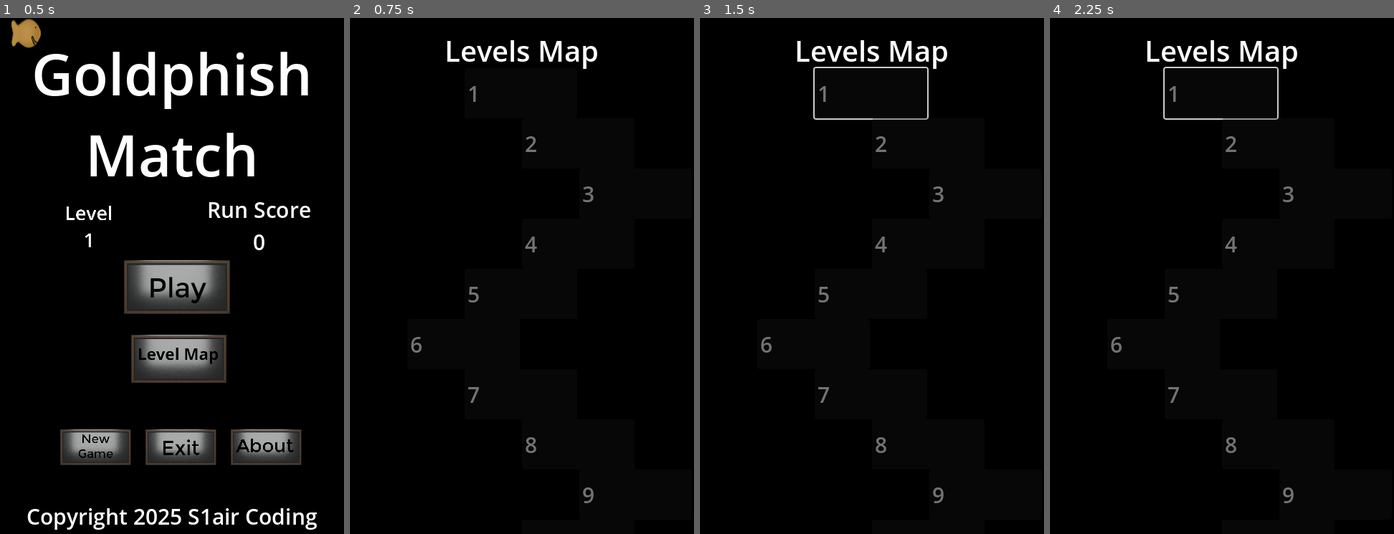
Above: before the commit, frames 1-4 (left to right).
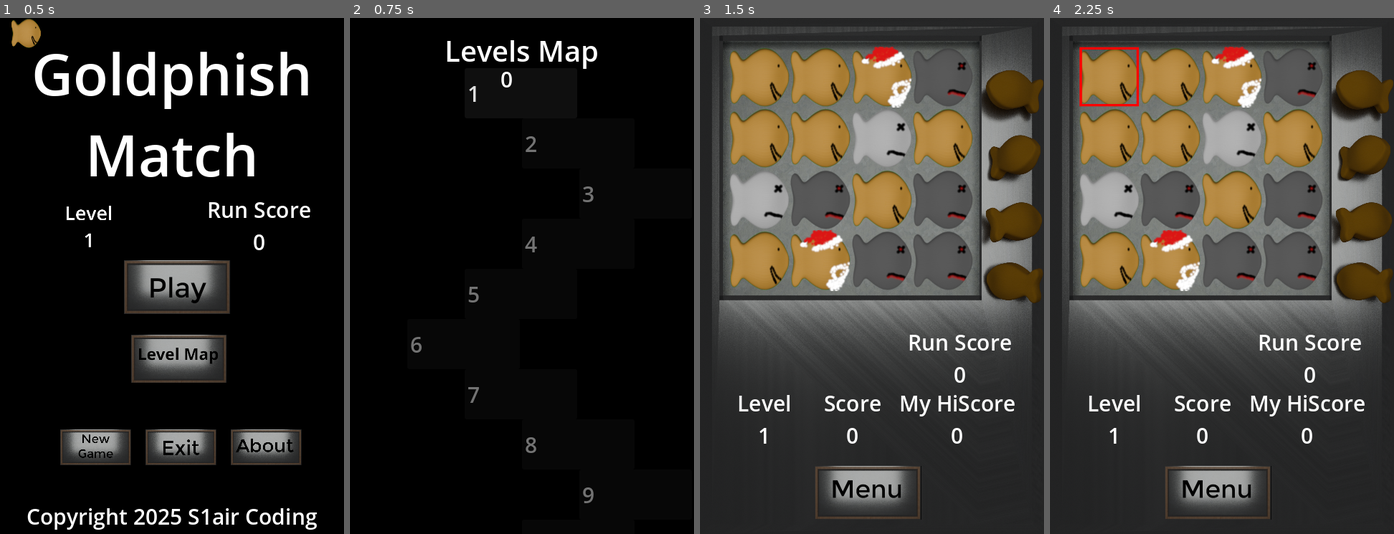
Above: after the commit, the same moments.

Repository: SecsAndCyber/GoldphishMatcher
Game: Godot game, scene res://source/menu_state.tscn
The game is run twice, just before and just after one commit, with the same random seed, the same clock (stepped at 60 frames per second) and the same inputs.
Inputs (mouse positions are in pixels of both pictures, inside the frame that each line leads up to):
- Up to frame 1 (0.5 s): no input
- Up to frame 2 (0.75 s): click (528, 358) at 0.5 s
- Up to frame 3 (1.5 s): click (872, 95) at 1.25 s, where only the run after the commit has a clickable "1"
- Up to frame 4 (2.25 s): click (1108, 74) at 2.02 s

Frame 1 is identical in both runs. In frame 2, less than 0.1% of the frame differs, in the area x 34-48%, y 10-17%; in frame 3, 99%, in the area x 0-100%, y 0-100%; in frame 4, 99%.

Commit message:
Updated level map scrolling

Diff:
--- a/source/scripts/level_island.gd
+++ b/source/scripts/level_island.gd
@@ -7,7 +7,10 @@
 # Called when the node enters the scene tree for the first time.
 func _ready() -> void:
 	text = str(level_id)
-	if not (Reg.HiScore.get(level_id, 0) or Reg.HiScore.get(level_id-1, 0)):
+	if not (
+		Reg.HiScore.get(level_id, 0) or
+		Reg.HiScore.get(level_id-1, 0)
+		or level_id == 1):
 		disabled = true
 		hi_score.text = ''
 		score = 0
--- a/source/scripts/level_map_camera.gd
+++ b/source/scripts/level_map_camera.gd
@@ -1,17 +1,21 @@
 extends Camera2D
 
 @export var target_control:Control
-@onready var viewport_size:Vector2 = Vector2(get_viewport().size)
+@onready var viewport_size:Vector2 = Vector2(get_viewport_rect().size)
 # Called when the node enters the scene tree for the first time.
 func _ready() -> void:
 	limit_top = target_control.global_position.y
 	limit_bottom = target_control.size.y
 
+func _process(_delta: float) -> void:
+	position.y = clampi(position.y, limit_top, limit_bottom - viewport_size.y)
 
 func move_y(delta: float, scaled: bool = false) -> void:
 	var _target_y: float = position.y + delta
 	if _target_y < limit_top:
-		delta = position.y - limit_top
+		position.y = limit_top
+		return
 	if _target_y + viewport_size.y > limit_bottom:
-		delta = limit_bottom - (position.y  + viewport_size.y)
+		position.y = limit_bottom - viewport_size.y
+		return
 	super.move_local_y(delta, scaled)
--- a/source/scripts/level_map_state.gd
+++ b/source/scripts/level_map_state.gd
@@ -43,10 +43,6 @@
 		camera_2d.move_y(-1.0 * scroll_speed)
 	elif Input.is_action_pressed("ScrollMapDown") or Input.is_action_just_pressed("ScrollMapDown"):
 		camera_2d.move_y(scroll_speed)
-	if Input.is_mouse_button_pressed(MOUSE_BUTTON_LEFT):
-		pass
-	else:
-		pass
 	if Input.is_action_just_pressed("ui_cancel"):
 		change_scene_to_file("res://source/menu_state.tscn")
 
@@ -63,5 +59,9 @@
 				dragging = false
 	elif event is InputEventMouseMotion and dragging:
 		var delta = event.position - last_mouse_position
+		if delta.y > 0:
+			delta.y = clamp(delta.y,2,15)
+		if delta.y < 0:
+			delta.y = clamp(delta.y,-15,-2)
 		camera_2d.move_y(-1.0 * delta.y)
 		last_mouse_position = event.position
